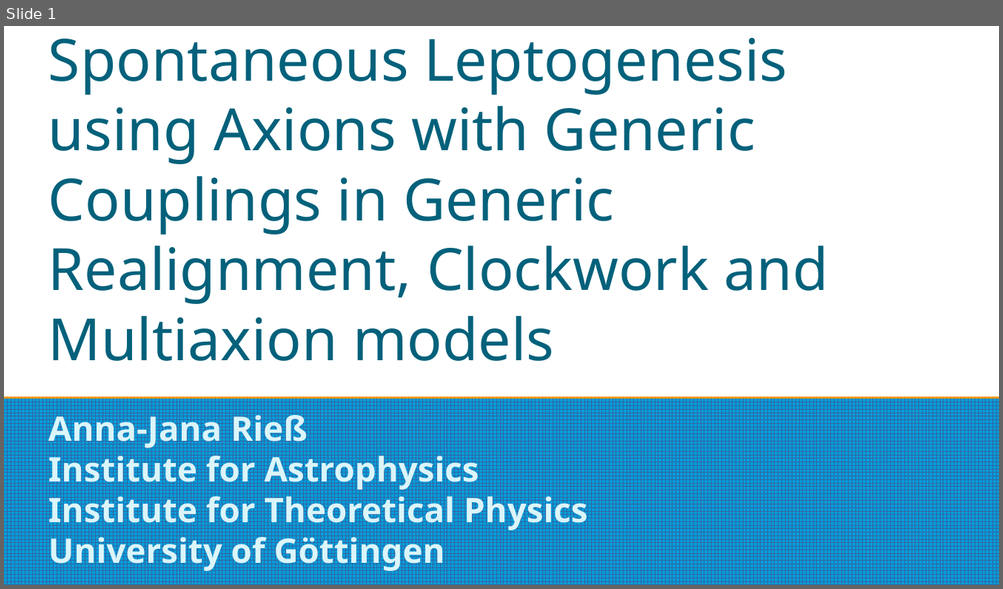
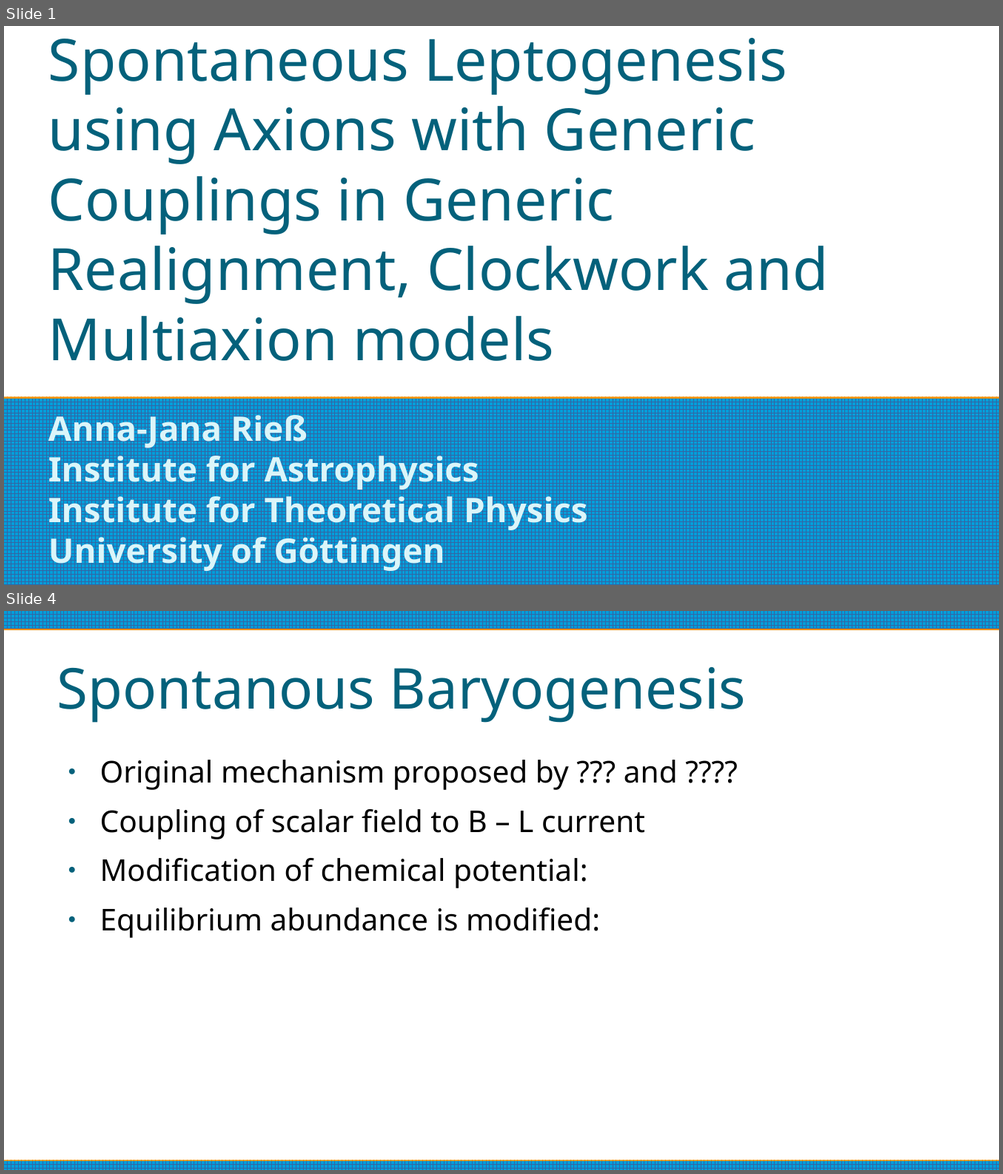
Before and after one commit to anna-jana/masters-project, a slide deck: reports/thesis-talk/presentation.odp. Shown one above the other, each under a label of ours: slide 1 before the commit, slides 1 and 4 after it; the slides between them are not shown. The pictures are 1003x589 and 1003x1174 pixels, drawn with LibreOffice and Linux fonts; fonts in the diff are those of the drawing. Boxes give left, top, right and bottom in pixels: in the first picture for what was removed or moved away, otherwise in the second. Text is boxed around its words. In the diff, an @@ line names an element or a change of style, - is before the commit and + after.

```diff
--- a/reports/thesis-talk/presentation.odp
+++ b/reports/thesis-talk/presentation.odp
@@ slide 4 added at (x1=4, y1=611, x2=999, y2=1170), background #FFFFFF @@
@@ rectangle added at (x1=4, y1=611, x2=999, y2=629), fill pattern #3465A4 on #009EDA @@
@@ title added at (x1=57, y1=667, x2=745, y2=723), 45 pt, text #04617B @@
+Spontanous Baryogenesis
@@ text added at (x1=100, y1=760, x2=677, y2=938), 24 pt, text #000000 @@
+● Original mechanism proposed by ??? and ????
+● Coupling of scalar field to B – L current
+● Modification of chemical potential:
+● Equilibrium abundance is modified:
@@ rectangle added at (x1=4, y1=1162, x2=999, y2=1170), fill pattern #3465A4 on #009EDA @@
```
Also in this commit, not shown: 1 slide changed, 27 other slides added, 1 slide removed.
